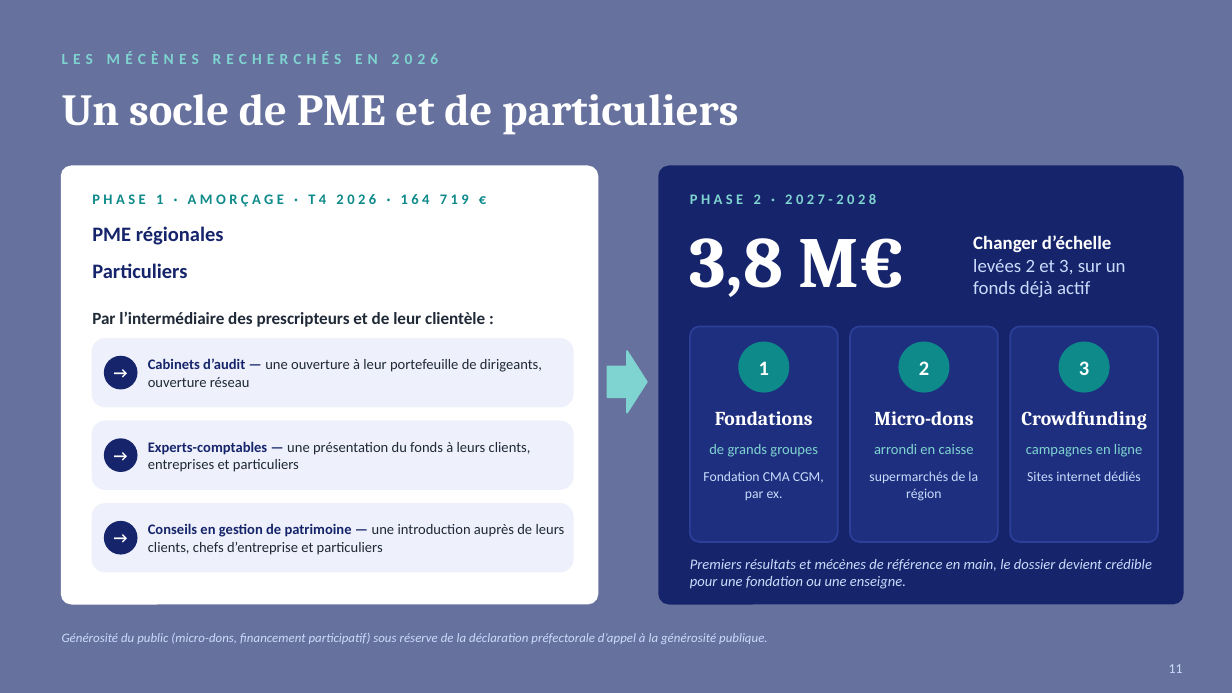
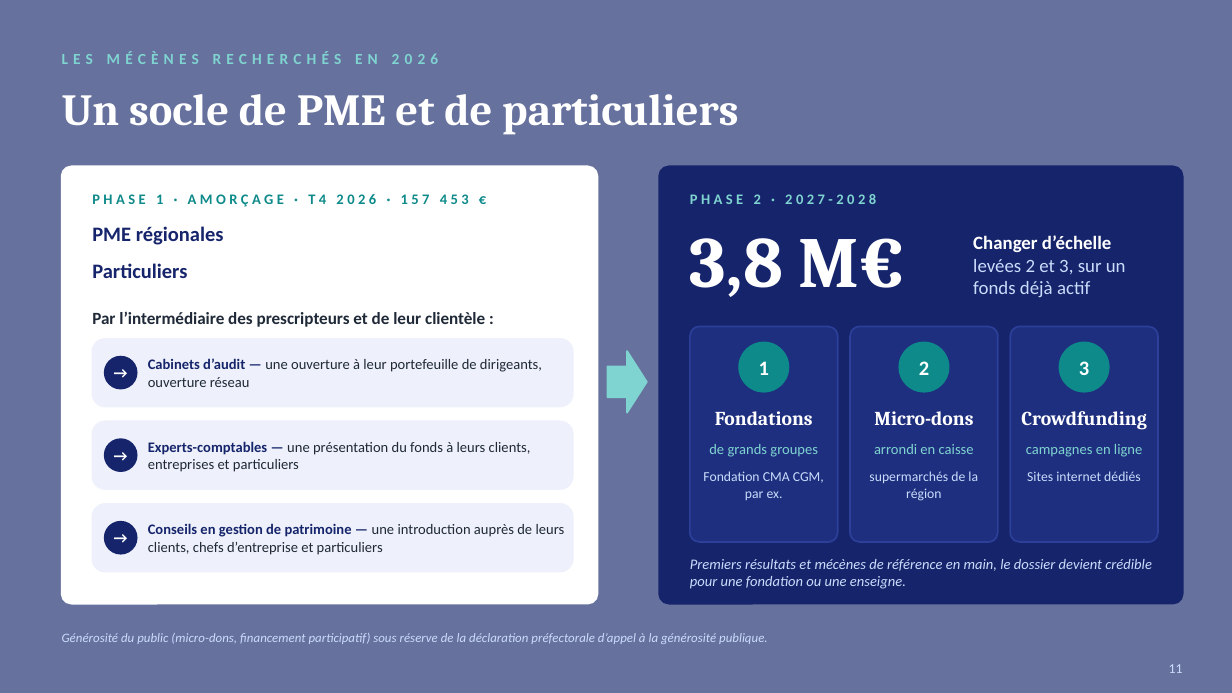
Before and after one commit to clementchardon2000-creator/maredurabilis-fondation, a slide deck: slide 11 of Claude outputs/Mare_Durabilis_Presentation_VF-1.pptx. Drawn at 1232x693 pixels with LibreOffice and Linux fonts; fonts in the diff are those of the drawing; background and template pictures are left out. Boxes give left, top, right and bottom in pixels: in the first picture for what was removed or moved away, otherwise in the second. Text is boxed around its words. In the diff, an @@ line names an element or a change of style, - is before the commit and + after.

```diff
--- a/Claude outputs/Mare_Durabilis_Presentation_VF-1.pptx
+++ b/Claude outputs/Mare_Durabilis_Presentation_VF-1.pptx
@@ text at (92, 194, 469, 207): text changed @@
-PHASE 1 · AMORÇAGE · T4 2026 · 164 719 €
+PHASE 1 · AMORÇAGE · T4 2026 · 157 453 €
```
Also in this commit, not shown: 2 other slides changed, 4 other files.
